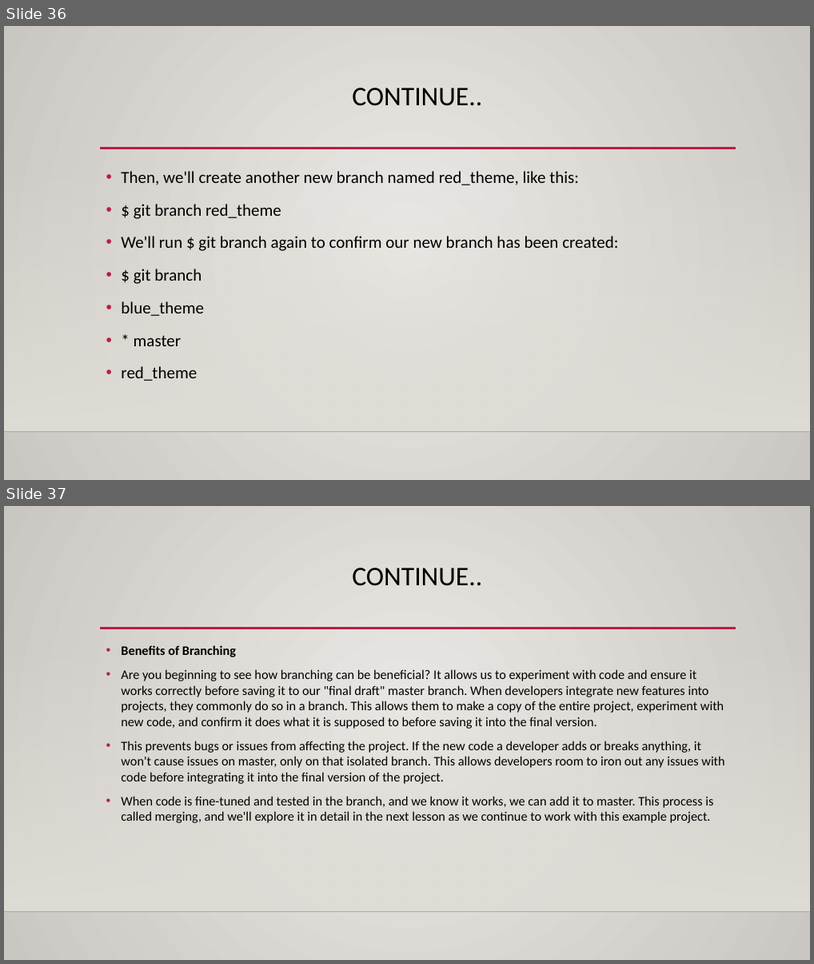
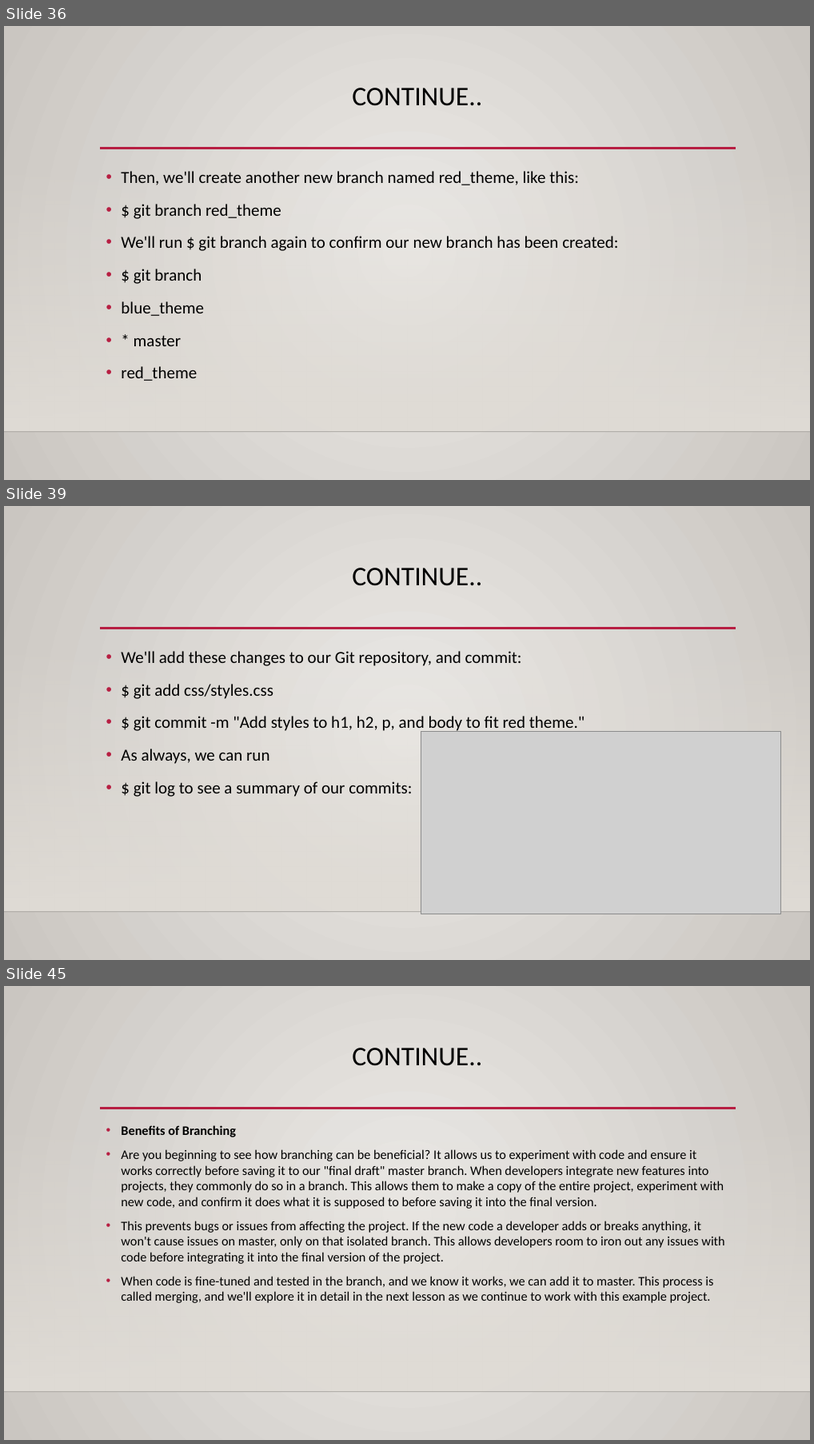
Before and after one commit to GoobsanGroup1/web_dev_proj-1, a slide deck: Week2_Front_End_WD.pptx. Shown one above the other, each under a label of ours: slides 36 and 37 before the commit, slides 36, 39 and 45 after it; the slides between them are not shown. The pictures are 814x964 and 814x1444 pixels, drawn with LibreOffice and Linux fonts; fonts in the diff are those of the drawing; grey boxes stand for pictures; background and template pictures are left out. Boxes give left, top, right and bottom in pixels: in the first picture for what was removed or moved away, otherwise in the second. Text is boxed around its words. In the diff, an @@ line names an element or a change of style, - is before the commit and + after.

```diff
--- a/Week2_Front_End_WD.pptx
+++ b/Week2_Front_End_WD.pptx
@@ slide 39 added at <box>4,506,810,960</box>, background gradient #ECEAE7 to #CAC7C1; not listed: 3 template elements that a slide beside it also shows @@
@@ title added at <box>352,568,482,586</box>, 32 pt, text #000000 @@
+CONTINUE..
@@ text added at <box>121,651,586,796</box>, 20 pt, text #000000 @@
+• We'll add these changes to our Git repository, and commit:
+• $ git add css/styles.css
+• $ git commit -m "Add styles to h1, h2, p, and body to fit red theme."
+• As always, we can run
+• $ git log to see a summary of our commits:
@@ picture added at <box>422,731,782,913</box> @@
@@ what was slide 37 is now slide 45 @@
```
Also in this commit, not shown: 1 slide changed, 101 other slides added, 8 other files.
